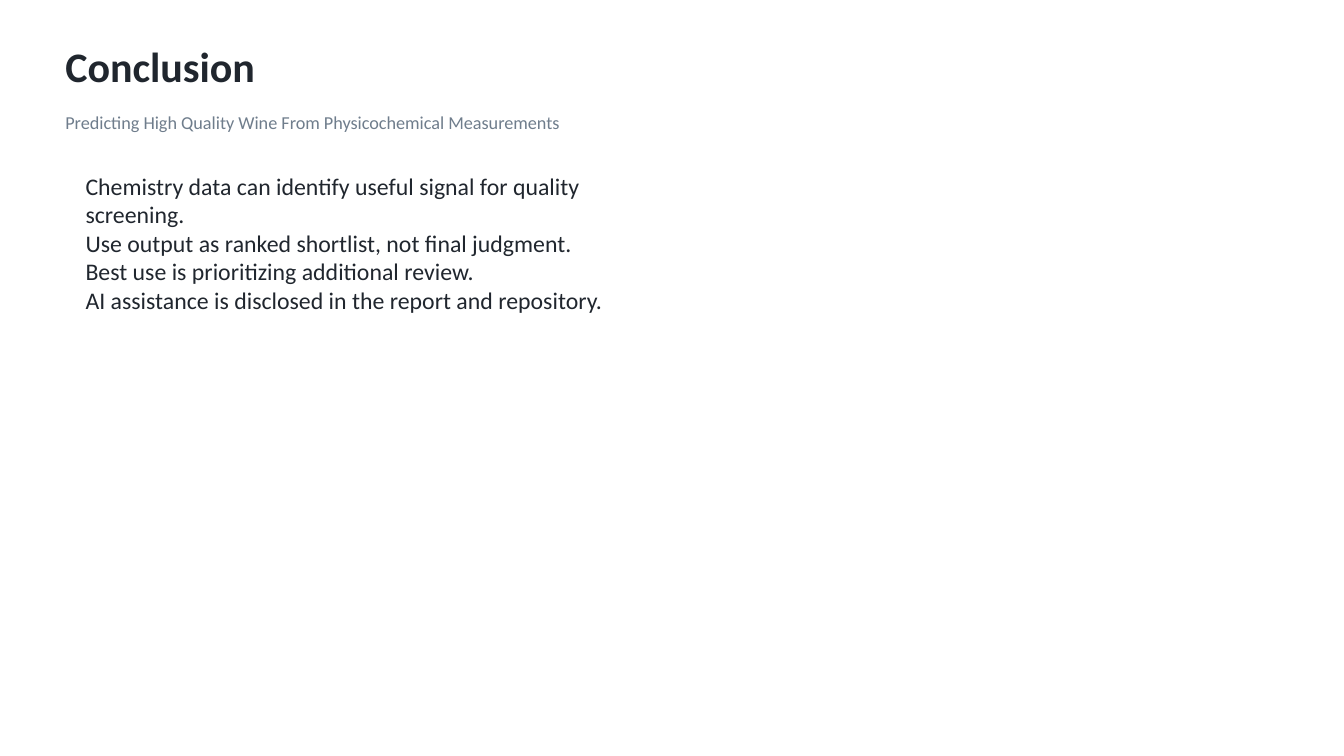
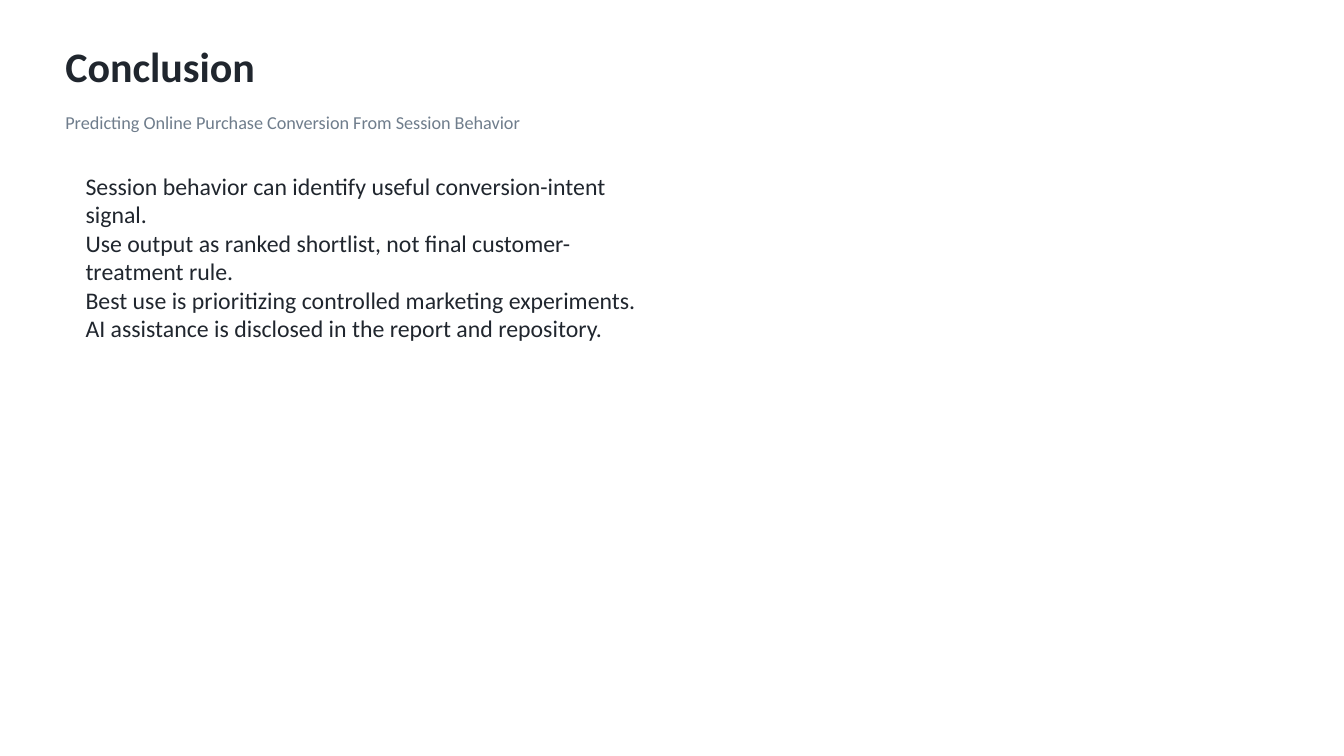
Before and after one commit to nikitarogers333/ads-predictive-modeling-final, a slide deck: slide 14 of Video_Presentation_Slides-Team1.pptx. Drawn at 1344x756 pixels with LibreOffice and Linux fonts; fonts in the diff are those of the drawing. Boxes give left, top, right and bottom in pixels: in the first picture for what was removed or moved away, otherwise in the second. Text is boxed around its words. In the diff, an @@ line names an element or a change of style, - is before the commit and + after.

Commit message:
Replace wine dataset with online shoppers conversion project

```diff
--- a/Video_Presentation_Slides-Team1.pptx
+++ b/Video_Presentation_Slides-Team1.pptx
@@ text at box(65, 116, 520, 132): text changed @@
-Predicting High Quality Wine From Physicochemical Measurements
+Predicting Online Purchase Conversion From Session Behavior
@@ text at box(86, 178, 635, 313): text changed @@
-Chemistry data can identify useful signal for quality screening.
-Use output as ranked shortlist, not final judgment.
-Best use is prioritizing additional review.
+Session behavior can identify useful conversion-intent signal.
+Use output as ranked shortlist, not final customer-treatment rule.
+Best use is prioritizing controlled marketing experiments.
```
Also in this commit, not shown: 13 other slides changed, 38 other files.
